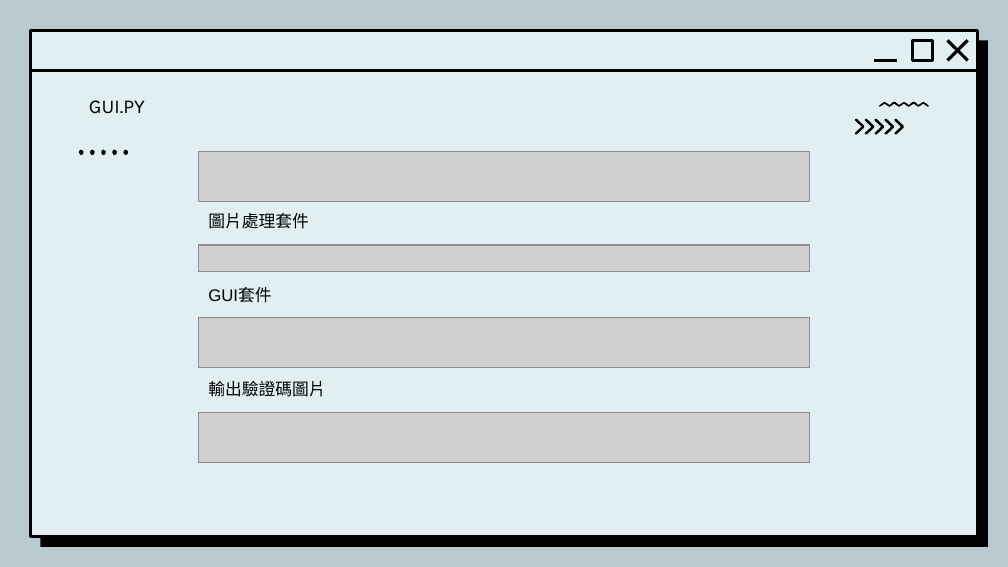
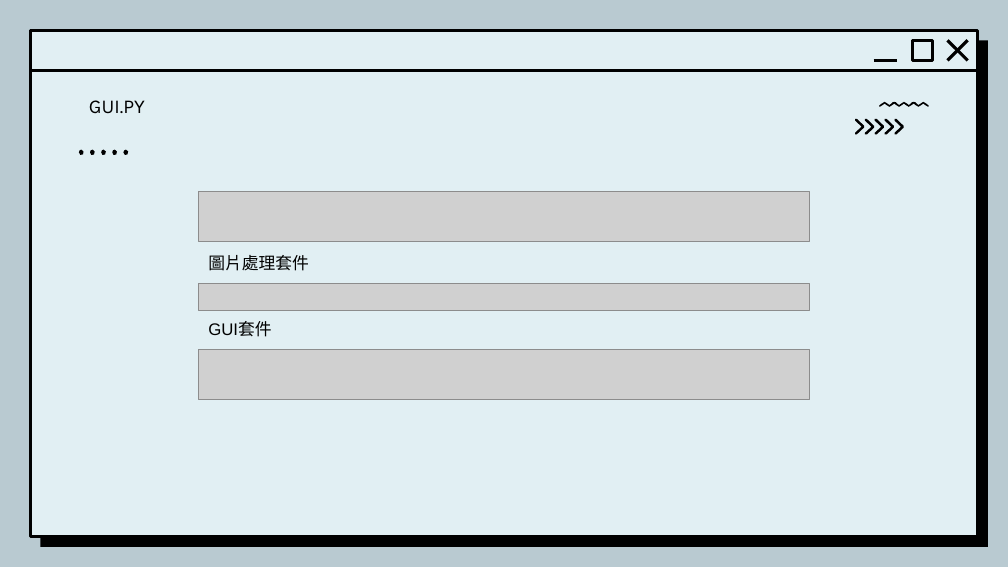
Before and after one commit to JFY1104/Multimedia_Project, a slide deck: slide 9 of 多媒體-驗證碼解析.pptx. Drawn at 1008x567 pixels with LibreOffice and Linux fonts; fonts in the diff are those of the drawing; grey boxes stand for pictures; background and template pictures are left out. Boxes give left, top, right and bottom in pixels: in the first picture for what was removed or moved away, otherwise in the second. Text is boxed around its words. In the diff, an @@ line names an element or a change of style, - is before the commit and + after.

```diff
--- a/多媒體-驗證碼解析.pptx
+++ b/多媒體-驗證碼解析.pptx
@@ 2 pictures, 1 text moved together from (x1=199, y1=151, x2=810, y2=272) to (x1=199, y1=192, x2=810, y2=310) @@
@@ text "GUI套件" moved from (x1=208, y1=288, x2=271, y2=303) to (x1=208, y1=321, x2=271, y2=337) @@
@@ picture moved from (x1=199, y1=318, x2=810, y2=368) to (x1=199, y1=349, x2=810, y2=399) @@
@@ text removed at (x1=208, y1=381, x2=325, y2=397) @@
-輸出驗證碼圖片
@@ picture removed at (x1=199, y1=412, x2=810, y2=463) @@
```
Also in this commit, not shown: 4 other slides changed, 1 slide added, 1 slide removed.
